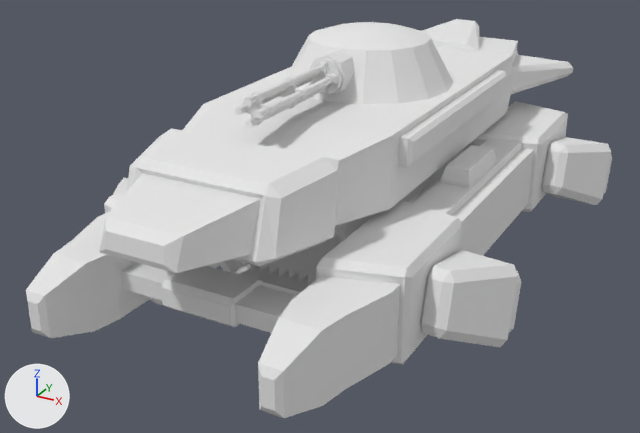
Two versions of the Blender file base/models/soldiers/ugv_phoenix/phoenix.blend, one commit apart.
Rendered twice from a camera (50 mm lens) standing at (68.9, -142.9, 73.0) and looking at (-5.0, -8.4, 5.8). Lighting does not change. The marker at lower left points along +X, +Y and +Z.

Names of what the first picture shows: 'phoenix'.
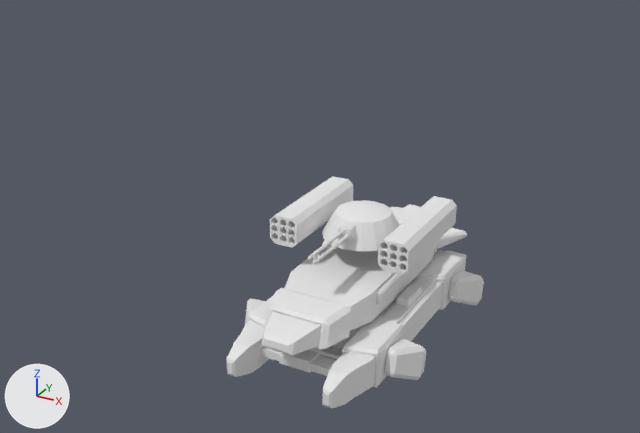
Commit message: * Fixed scale + position (finetuning still needed for all ugvs anyway) * Seperated body from turret * added tag-file * todo: some aniamtions.

Where the newer file only moved an object's origin or applied its transform, the numbers keep the older frame.

Where the change shows, as pixel boxes [x1, y1, x2, y2] in the pictures (640 x 433 px; the box of a moved part takes in the faces that stretch with it):
'phoenix', reshaped, turned
    before: [26, 19, 612, 418]
    after: [227, 204, 484, 408]
'phoenix_rocketpod', shown
    after: [270, 176, 457, 274]
'phoenix_turret', added
    after: [308, 200, 400, 265]
part 2 of me_phoenix, moved or reshaped (not visible before)
    after: [245, 298, 266, 325]
part 3 of me_phoenix, moved or reshaped
    before: [542, 137, 612, 205]
    after: [448, 271, 484, 306]
part 4 of me_phoenix, moved or reshaped
    before: [99, 30, 573, 273]
    after: [261, 207, 467, 355]
part 5 of me_phoenix, moved or reshaped (not visible afterwards)
    before: [113, 178, 128, 195]
part 6 of me_phoenix, moved or reshaped
    before: [26, 188, 220, 338]
    after: [227, 295, 274, 377]
part 7 of me_phoenix, moved or reshaped
    before: [414, 138, 522, 216]
    after: [383, 276, 437, 324]
part 8 of me_phoenix, moved or reshaped
    before: [258, 101, 568, 418]
    after: [323, 250, 466, 408]
part 9 of me_phoenix, moved or reshaped
    before: [120, 262, 297, 333]
    after: [260, 347, 336, 376]
part 10 of me_phoenix, moved or reshaped
    before: [422, 19, 479, 51]
    after: [393, 204, 420, 225]
part 11 of me_phoenix, moved or reshaped (not visible before)
    after: [376, 250, 429, 304]
part 12 of me_phoenix, moved or reshaped (not visible afterwards)
    before: [398, 70, 507, 167]
part 13 of me_phoenix, moved or reshaped
    before: [421, 250, 522, 347]
    after: [384, 338, 426, 380]
part 14 of me_phoenix, moved or reshaped
    before: [219, 142, 472, 295]
    after: [309, 249, 437, 359]
part 15 of me_phoenix, deleted
    before: [235, 22, 454, 128]

Patch to the scene script:
```diff
--- a/base/models/soldiers/ugv_phoenix/phoenix.blend.py
+++ b/base/models/soldiers/ugv_phoenix/phoenix.blend.py
@@ me_phoenix @@
 # used by ob_phoenix; location = (0.0, 0.0, 0.0); rotation_euler = (0.0, 0.0, 3.142), in degrees (0, 0, 180)
-me_phoenix.from_pydata(...)  # 1199 vertices, 1295 faces; spans x -38.3..38.1, y -59.3..66.1, z 0.0..40.5
+me_phoenix.from_pydata(...)  # 815 vertices, 870 faces; spans x -19.0..19.1, y -33.1..29.7, z -20.0..-3.7
+# me_phoenix part 2: the loose piece of 52 vertices spanning x 26.7..38.1, y -42.2..-24.7, z 0.0..15.1 is turned 180 degrees about the z axis through its middle and scaled by 0.5, then moved by (-48.6, 18.7, -23.8)
+# me_phoenix part 3: the loose piece of 52 vertices spanning x -38.3..-26.9, y -42.2..-24.7, z 0.0..15.1 is turned 180 degrees about the z axis through its middle and scaled by 0.5, then moved by (48.9, 50.2, -23.8)
+# me_phoenix part 4: the loose piece of 100 vertices spanning x -25.5..26.1, y -59.3..65.7, z 18.1..30.8 is turned 180 degrees about the z axis through its middle and scaled by 0.5, then moved by (-0.5, -4.8, -32.2)
+# me_phoenix part 5: the loose piece of 52 vertices spanning x 26.7..38.1, y 20.7..38.1, z 0.0..15.1 is turned 180 degrees about the z axis through its middle and scaled by 0.5, then moved by (-48.6, -12.7, -23.8)
+# me_phoenix part 6: the loose piece of 90 vertices spanning x 14.1..27.4, y -54.4..66.1, z 1.5..17.3 is turned 180 degrees about the z axis through its middle and scaled by 0.5, then moved by (-31.2, -8.8, -24.7)
+# me_phoenix part 7: the loose piece of 24 vertices spanning x -23.9..-17.6, y -24.2..24.2, z 14.7..19.5 is turned 180 degrees about the z axis through its middle and scaled by 0.5, then moved by (31.1, 0.0, -28.6)
+# me_phoenix part 8: the loose piece of 90 vertices spanning x -27.4..-14.1, y -54.4..66.1, z 1.5..17.3 is turned 180 degrees about the z axis through its middle and scaled by 0.5, then moved by (31.2, -8.8, -24.7)
+# me_phoenix part 9: the loose piece of 40 vertices spanning x -17.0..18.4, y 44.8..53.4, z 7.6..12.2 is turned 180 degrees about the z axis through its middle and scaled by 0.5, then moved by (-1.1, -73.7, -25.0)
+# me_phoenix part 10: the loose piece of 12 vertices spanning x -9.9..10.5, y -52.4..-32.8, z 26.1..32.6 is turned 180 degrees about the z axis through its middle and scaled by 0.5, then moved by (-0.4, 64.0, -34.7)
+# me_phoenix part 11: the loose piece of 12 vertices spanning x 16.5..19.4, y -23.4..23.4, z 24.8..29.5 is scaled about its middle by 0.5, then moved by (-9.1, 0.0, -33.6)
+# me_phoenix part 12: the loose piece of 12 vertices spanning x -19.2..-16.3, y -23.4..23.4, z 24.8..29.5 is scaled about its middle by 0.5, then moved by (8.7, 0.0, -33.6)
+# me_phoenix part 13: the loose piece of 52 vertices spanning x -38.3..-26.9, y 20.7..38.1, z 0.0..15.1 is turned 180 degrees about the z axis through its middle and scaled by 0.5, then moved by (48.9, -44.1, -23.8)
+# me_phoenix part 14: the loose piece of 200 vertices spanning x -14.2..14.3, y -55.9..31.6, z 1.6..19.7 is turned 180 degrees about the z axis through its middle and scaled by 0.5, then moved by (-0.1, 18.2, -25.3)
+# me_phoenix part 15: 15 loose pieces with 387 vertices, spanning x -16.3..16.3, y -17.2..38.9, z 29.0..40.5, are deleted
 me_phoenix.materials.append(mat_default_1_001)
@@ me_phoenix_rocketpod @@
 me_phoenix_rocketpod.from_pydata(...)  # 320 vertices, 396 faces; spans x -29.0..28.8, y -22.3..25.1, z 38.7..50.6
 # used by ob_phoenix_rocketpod; location = (0.0, 0.0, 0.0); rotation_euler = (0.0, 0.0, 3.142), in degrees (0, 0, 180)
+# me_phoenix_rocketpod part 1: the whole mesh is turned 180 degrees about the z axis through its middle and scaled by 0.5, then moved by (0.1, -2.1, -42.3)
 me_phoenix_rocketpod.materials.append(mat_default2)
@@ ob_phoenix @@
 ob_phoenix.location = (0.0, 0.0, 0.0)
-ob_phoenix.rotation_euler = (0.0, 0.0, 3.142)  # degrees (0, 0, 180)
@@ ob_phoenix_rocketpod @@
 ob_phoenix_rocketpod.rotation_euler = (0.0, 0.0, 3.142)  # degrees (0, 0, 180)
-ob_phoenix_rocketpod.hide_set(True)  # its collection is switched off
@@ ob_phoenix_turret @@
+ob_phoenix_turret = bpy.data.objects.new('phoenix_turret', me_phoenix_001)  # 384 vertices, 425 faces; spans x -8.1..8.1, y -19.9..8.1, z 0.0..5.7; in mat_default_1_001 (its picture is missing)
+ob_phoenix_turret.location = (0.0, 0.0, 0.0)
```
